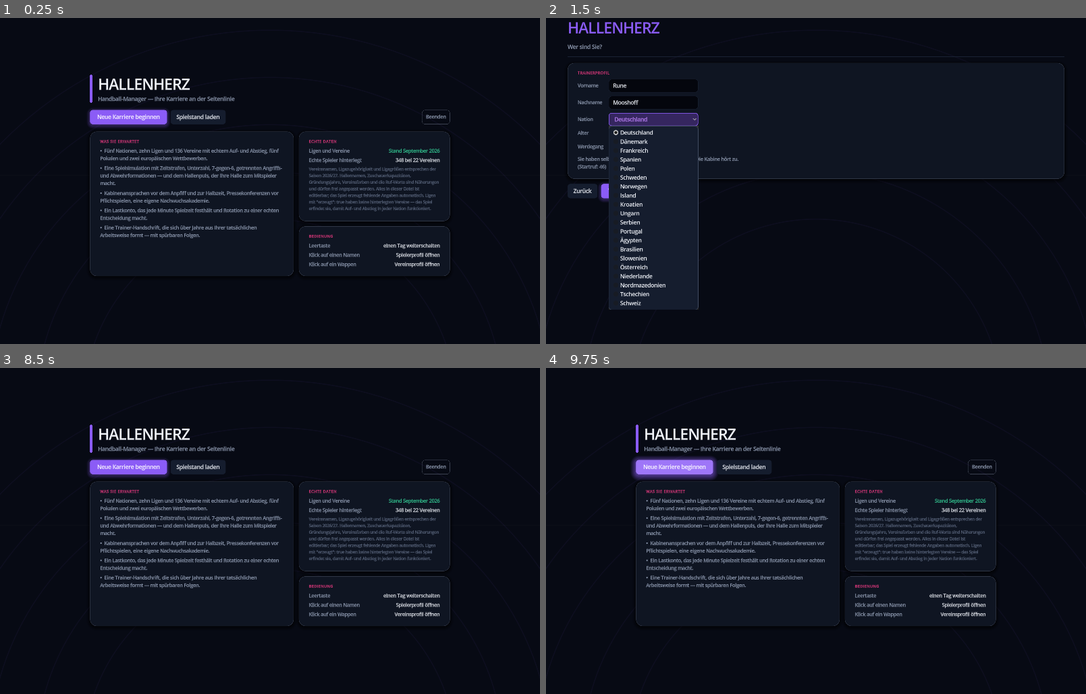
Above: before the commit, frames 1-4 (two rows, left to right).
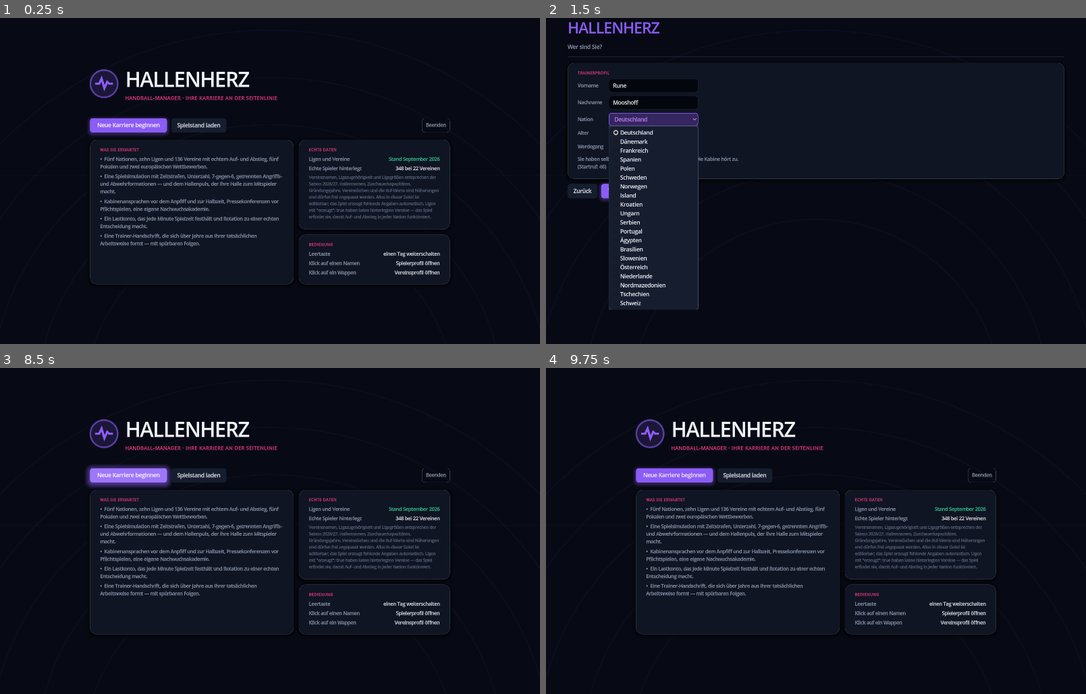
Above: after the commit, the same moments.

Repository: y24st2d98k-sys/hm26
Game: Godot game, scene res://ui/App.tscn
The game is run twice, just before and just after one commit, with the same random seed, the same clock (stepped at 60 frames per second) and the same inputs.
Inputs (mouse positions are in pixels of both pictures, inside the frame that each line leads up to):
- Up to frame 1 (0.25 s): no input
- Up to frame 2 (1.5 s): click "Neue Karriere beginnen" at 0.5 s; click "Deutschland" at 1.25 s
- Up to frame 3 (8.5 s): click "Ehemaliger Profi" at 2 s; click "Frankreich" at 2.75 s; click "Zurück" at 3.5 s; click "Spielstand laden" at 4.25 s; click "Zurück" at 5 s; tap Enter at 5.75, 7.25 s; move the mouse to (388, 508) at 5.77 s; tap 1 at 5.85 s; click (388, 508) at 5.92 s; tap Space at 6.02, 6.5, 8 s; drag from (162, 540) to (243, 592) at 6.52 s; move the mouse to (324, 449) at 7.27 s; tap 3 at 7.35 s; click (324, 449) at 7.42 s; drag from (243, 592) to (108, 475) at 8.02 s
- Up to frame 4 (9.75 s): tap Enter at 8.75 s; move the mouse to (978, 576) at 8.77 s; hold A 8.78-9.5 s; tap 5 at 8.85 s; click (978, 576) at 8.92 s; tap Space at 9.02, 9.5 s; drag from (654, 475) to (735, 439) at 9.52 s

The runs differ from the first frame. In frame 1, 9.6% of the frame differs, in the area x 16-84%, y 15-82%; in frame 2, nothing differs; in frame 3, 9.9%; in frame 4, 9.9%, in the area x 15-84%, y 15-82%.

Commit message:
Neues Gesicht, Teil 2: Startbild, Reiter, Wortzeichen
  * Das Startbild traegt jetzt das Zeichen der Marke — ein Herzschlag im Ring,
    gezeichnet statt geladen, und bei jeder Groesse scharf. Der senkrechte
    Balken vor dem Wort war eine Behelfsloesung.
  * Reiter: der aktive ist gefuellt, nicht umrandet. Ein Rahmen um den aktiven
    und nichts um die anderen las sich als "dieser ist anklickbar, die anderen
    nicht" — genau verkehrt herum.
  * Mehr Luft um den Inhalt: die Raender folgen jetzt dem Innenabstand der
    Karten statt halb so gross zu sein.
  * Formkurve und Abzeichen ohne harte Kanten.

Kaltstart, Oberflaechentest und Layoutpruefung laufen durch, 0 Layoutfehler.

Co-Authored-By: Claude Opus 5 <noreply@anthropic.com>
Claude-Session: https://claude.ai/code/session_01DW7a4Az9q4yojmwBD8gzAx

Diff:
--- a/autoload/Stil.gd
+++ b/autoload/Stil.gd
@@ -666,6 +666,36 @@
 	p.size_flags_vertical = Control.SIZE_SHRINK_CENTER
 	return p
 
+## Das Zeichen der Wortmarke: ein Herzschlag in einem Ring.
+##
+## Hallenherz heisst das Spiel, und ein Herzschlag laesst sich in wenigen
+## Linien zeichnen — das spart eine Bilddatei und bleibt bei jeder Groesse
+## scharf.
+func wortzeichen(groesse: float = 32.0) -> Control:
+	var w := Wortzeichen.new()
+	w.custom_minimum_size = Vector2(groesse, groesse)
+	w.size_flags_horizontal = Control.SIZE_SHRINK_CENTER
+	w.size_flags_vertical = Control.SIZE_SHRINK_CENTER
+	w.mouse_filter = Control.MOUSE_FILTER_IGNORE
+	return w
+
+class Wortzeichen extends Control:
+	func _draw() -> void:
+		var s: float = minf(size.x, size.y)
+		if s < 8.0:
+			return
+		var m := size * 0.5
+		draw_circle(m, s * 0.5, Stil.lasur(Stil.AKZENT, 0.16))
+		draw_arc(m, s * 0.5 - 1.0, 0.0, TAU, 40, Stil.lasur(Stil.AKZENT, 0.55), maxf(s * 0.045, 1.2), true)
+		var p := PackedVector2Array()
+		var kasten := s * 0.62
+		var links := m.x - kasten * 0.5
+		var hoch := kasten * 0.30
+		for punkt in [Vector2(0.00, 0.0), Vector2(0.22, 0.0), Vector2(0.36, -1.0),
+				Vector2(0.52, 0.85), Vector2(0.68, -0.35), Vector2(0.80, 0.0), Vector2(1.0, 0.0)]:
+			p.append(Vector2(links + punkt.x * kasten, m.y + punkt.y * hoch))
+		draw_polyline(p, Stil.AKZENT, maxf(s * 0.062, 1.6), true)
+
 ## Monogramm — runde Flaeche mit Initialen, als Ersatz fuer ein Portraet.
 func monogramm(initialen: String, farbe: Color, groesse: float = 30.0) -> Control:
 	var m := MonogrammZeichner.new()
@@ -848,14 +878,17 @@
 ## optionen: Array von {"id":…, "name":…}. rueckruf bekommt die id.
 func segmente(optionen: Array, aktiv: String, rueckruf: Callable) -> PanelContainer:
 	var p := PanelContainer.new()
-	var sb := box(FLAECHE_TIEF, R_KLEIN, RAND)
-	sb.content_margin_left = 3
-	sb.content_margin_right = 3
-	sb.content_margin_top = 3
-	sb.content_margin_bottom = 3
+	# Der aktive Reiter ist gefuellt, nicht umrandet. Ein Rahmen um den
+	# aktiven und nichts um die anderen liest sich als "dieser ist anklickbar,
+	# die anderen nicht" — genau verkehrt herum.
+	var sb := box(FLAECHE_TIEF, R_KLEIN)
+	sb.content_margin_left = 4
+	sb.content_margin_right = 4
+	sb.content_margin_top = 4
+	sb.content_margin_bottom = 4
 	p.add_theme_stylebox_override("panel", sb)
 	p.size_flags_horizontal = Control.SIZE_SHRINK_BEGIN
-	var h := hbox(2)
+	var h := hbox(3)
 	p.add_child(h)
 	for o in optionen:
 		var id: String = str((o as Dictionary)["id"])
@@ -864,19 +897,19 @@
 		b.add_theme_font_size_override("font_size", S_KLEIN)
 		b.add_theme_stylebox_override("focus", box_leer())
 		var an: bool = id == aktiv
-		var n := box(lasur(AKZENT, 0.18) if an else Color(0, 0, 0, 0), R_MINI, AKZENT if an else null)
-		n.content_margin_left = 13
-		n.content_margin_right = 13
-		n.content_margin_top = 5
-		n.content_margin_bottom = 6
+		var n := box(AKZENT if an else Color(0, 0, 0, 0), R_KLEIN - 2)
+		n.content_margin_left = 15
+		n.content_margin_right = 15
+		n.content_margin_top = 6
+		n.content_margin_bottom = 7
 		var hb := n.duplicate() as StyleBoxFlat
 		if not an:
-			hb.bg_color = lasur(TEXT, 0.07)
+			hb.bg_color = lasur(TEXT, 0.08)
 		b.add_theme_stylebox_override("normal", n)
 		b.add_theme_stylebox_override("hover", hb)
 		b.add_theme_stylebox_override("pressed", n)
-		b.add_theme_color_override("font_color", AKZENT if an else TEXT_MATT)
-		b.add_theme_color_override("font_hover_color", Color.WHITE if not an else AKZENT)
+		b.add_theme_color_override("font_color", Color.WHITE if an else TEXT_MATT)
+		b.add_theme_color_override("font_hover_color", Color.WHITE)
 		b.pressed.connect(func(): rueckruf.call(id))
 		h.add_child(b)
 	return p
--- a/ui/App.gd
+++ b/ui/App.gd
@@ -61,7 +61,7 @@
 const SPIELTAG_SCHEIBE := 4
 const WECHSEL_DAUER := 0.14
 const WECHSEL_HUB := 10
-const INHALT_RAND_OBEN := 16
+const INHALT_RAND_OBEN := 22
 var _wechsel: Tween = null
 var _hilfe_schleier: Control
 var _spieltag_schleier: Control
@@ -117,10 +117,10 @@
 	inhalt = MarginContainer.new()
 	inhalt.size_flags_horizontal = Control.SIZE_EXPAND_FILL
 	inhalt.size_flags_vertical = Control.SIZE_EXPAND_FILL
-	inhalt.add_theme_constant_override("margin_left", 18)
-	inhalt.add_theme_constant_override("margin_right", 18)
+	inhalt.add_theme_constant_override("margin_left", 26)
+	inhalt.add_theme_constant_override("margin_right", 24)
 	inhalt.add_theme_constant_override("margin_top", INHALT_RAND_OBEN)
-	inhalt.add_theme_constant_override("margin_bottom", 16)
+	inhalt.add_theme_constant_override("margin_bottom", 20)
 	rechts.add_child(inhalt)
 	_baue_bildschirme()
 
@@ -152,8 +152,8 @@
 	spalte.add_child(marke)
 	var mzeile := Stil.hbox(11)
 	marke.add_child(mzeile)
-	var puls := Wortzeichen.new()
-	puls.custom_minimum_size = Vector2(30, 30)
+	var puls := Stil.wortzeichen()
+	puls.custom_minimum_size = Vector2(32, 32)
 	puls.size_flags_vertical = Control.SIZE_SHRINK_CENTER
 	mzeile.add_child(puls)
 	var mtext := Stil.vbox(1)
@@ -325,21 +325,6 @@
 	v.add_child(l)
 	return l
 
-## Das Zeichen der Wortmarke: ein Herzschlag in einem Kreis.
-class Wortzeichen extends Control:
-	func _draw() -> void:
-		var s: float = minf(size.x, size.y)
-		var m := size * 0.5
-		draw_circle(m, s * 0.5, Stil.lasur(Stil.AKZENT, 0.18))
-		draw_arc(m, s * 0.5 - 1.0, 0.0, TAU, 32, Stil.lasur(Stil.AKZENT, 0.55), 1.5, true)
-		var p := PackedVector2Array()
-		var kasten := s * 0.62
-		var links := m.x - kasten * 0.5
-		var hoch := kasten * 0.30
-		for punkt in [Vector2(0.00, 0.0), Vector2(0.22, 0.0), Vector2(0.36, -1.0),
-				Vector2(0.52, 0.85), Vector2(0.68, -0.35), Vector2(0.80, 0.0), Vector2(1.0, 0.0)]:
-			p.append(Vector2(links + punkt.x * kasten, m.y + punkt.y * hoch))
-		draw_polyline(p, Stil.AKZENT, 2.0, true)
 
 func _baue_bildschirme() -> void:
 	var liste := {
--- a/ui/bildschirme/StartBildschirm.gd
+++ b/ui/bildschirme/StartBildschirm.gd
@@ -80,23 +80,27 @@
 	spalte.custom_minimum_size = Vector2(1000, 0)
 	mitte.add_child(spalte)
 
-	var kopf := Stil.hbox(16)
+	# Der Titel traegt das Zeichen der Wortmarke, nicht einen Strich. Ein
+	# senkrechter Balken vor einem Wort ist eine Behelfsloesung; das Zeichen
+	# ist die Marke.
+	var kopf := Stil.hbox(20)
 	spalte.add_child(kopf)
-	var puls := Stil.Marke.new()
-	puls.custom_minimum_size = Vector2(6, 68)
-	puls.farbe = Stil.AKZENT
+	var puls := Stil.wortzeichen(78.0)
 	kopf.add_child(puls)
-	var titelspalte := Stil.vbox(2)
+	var titelspalte := Stil.vbox(4)
 	titelspalte.size_flags_vertical = Control.SIZE_SHRINK_CENTER
 	kopf.add_child(titelspalte)
 	var t := Stil.titel("HALLENHERZ", 0, Stil.TEXT)
-	t.add_theme_font_size_override("font_size", Stil.S_RIESIG)
+	t.add_theme_font_size_override("font_size", Stil.S_RIESIG + 14)
 	titelspalte.add_child(t)
-	titelspalte.add_child(Stil.text("Handball-Manager — Ihre Karriere an der Seitenlinie",
-		Stil.S_NORMAL, Stil.TEXT_MATT))
+	var unter := Stil.text("HANDBALL-MANAGER · IHRE KARRIERE AN DER SEITENLINIE",
+		Stil.S_KLEIN, Stil.SIGNAL)
+	unter.add_theme_font_override("font", Stil.schnitt_gesperrt())
+	titelspalte.add_child(unter)
 	kopf.add_child(Stil.dehner())
 
-	var knoepfe := Stil.hbox(10)
+	spalte.add_child(Stil.abstand(6))
+	var knoepfe := Stil.hbox(12)
 	spalte.add_child(knoepfe)
 	var neu := Stil.knopf_primaer("Neue Karriere beginnen")
 	neu.pressed.connect(func(): _seite("trainer"))
--- a/werkzeuge/Bildschirmfoto.gd
+++ b/werkzeuge/Bildschirmfoto.gd
@@ -42,6 +42,13 @@
 	app._zeige_start(false)
 
 	for id in welche:
+		if str(id) == "start":
+			app._zeige_start(true)
+			await get_tree().process_frame
+			await get_tree().process_frame
+			await _foto("%s/start.png" % ordner)
+			app._zeige_start(false)
+			continue
 		if str(id) == "live":
 			await _live(app, ordner)
 			continue
